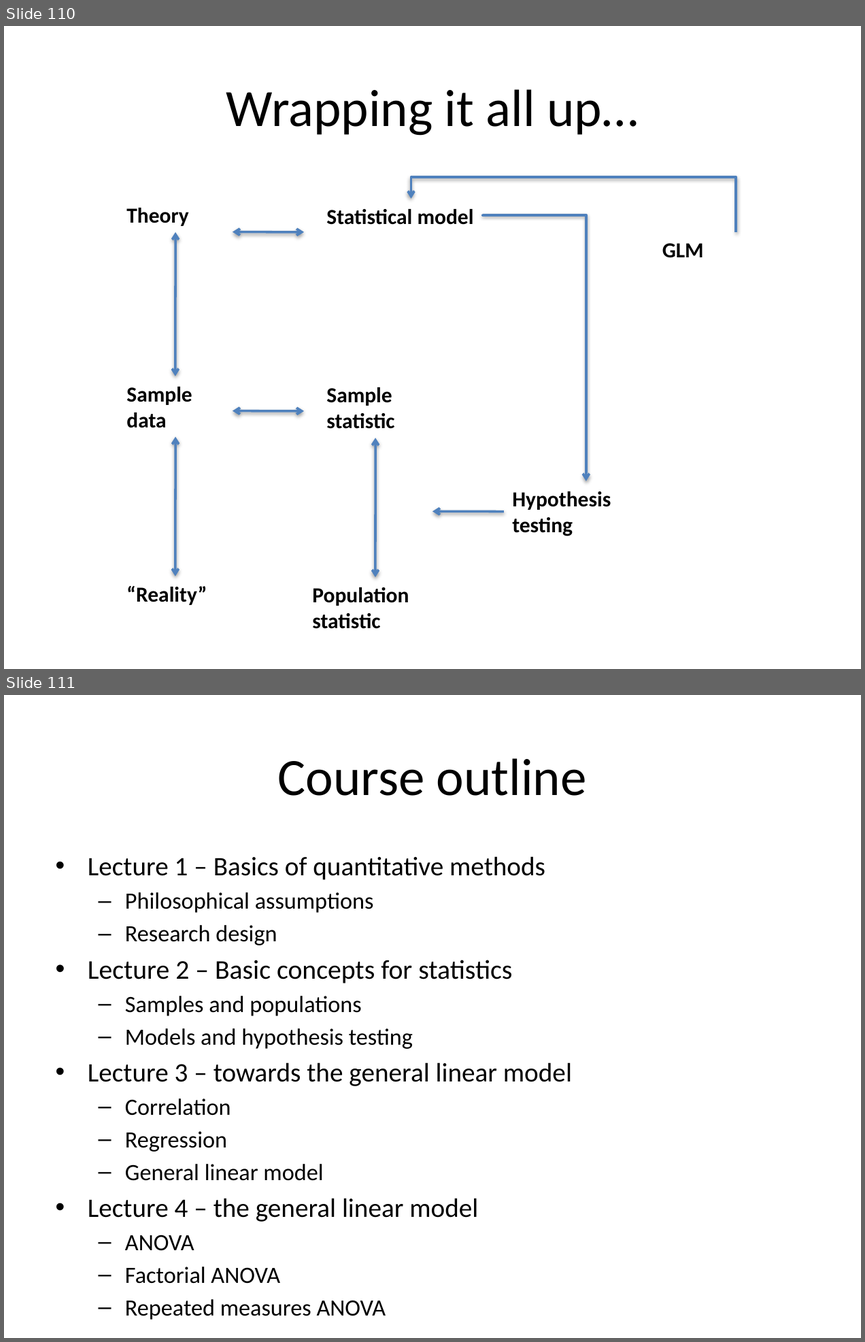
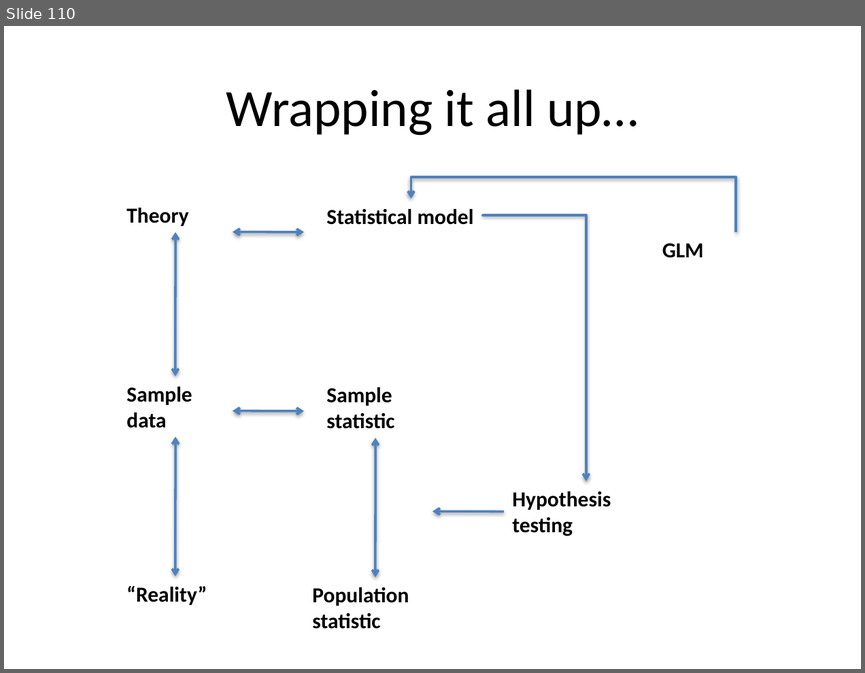
Before and after one commit to ethanweed/Stats4Humanities2016, a slide deck: Day4/Lecture 4.pptx. Shown one above the other, each under a label of ours: slides 110 and 111 before the commit, slide 110 after it. The pictures are 865x1342 and 865x673 pixels, drawn with LibreOffice and Linux fonts; fonts in the diff are those of the drawing. Boxes give left, top, right and bottom in pixels: in the first picture for what was removed or moved away, otherwise in the second. Text is boxed around its words. In the diff, an @@ line names an element or a change of style, - is before the commit and + after.

```diff
--- a/Day4/Lecture 4.pptx
+++ b/Day4/Lecture 4.pptx
@@ slide 111 removed at [4,695,861,1338], background #FFFFFF @@
@@ title removed at [278,758,587,796] @@
-Course outline
@@ text removed at [88,856,572,1319] @@
-• Lecture 1 – Basics of quantitative methods
-  – Philosophical assumptions
-  – Research design
-  • Lecture 2 – Basic concepts for statistics
-  – Samples and populations
-  – Models and hypothesis testing
-• Lecture 3 – towards the general linear model
-  – Correlation
-  – Regression
-  – General linear model
-• Lecture 4 – the general linear model
-  – ANOVA
-  – Factorial ANOVA
-  – Repeated measures ANOVA
```
Also in this commit, not shown: 5 slides changed, 4 other files.
